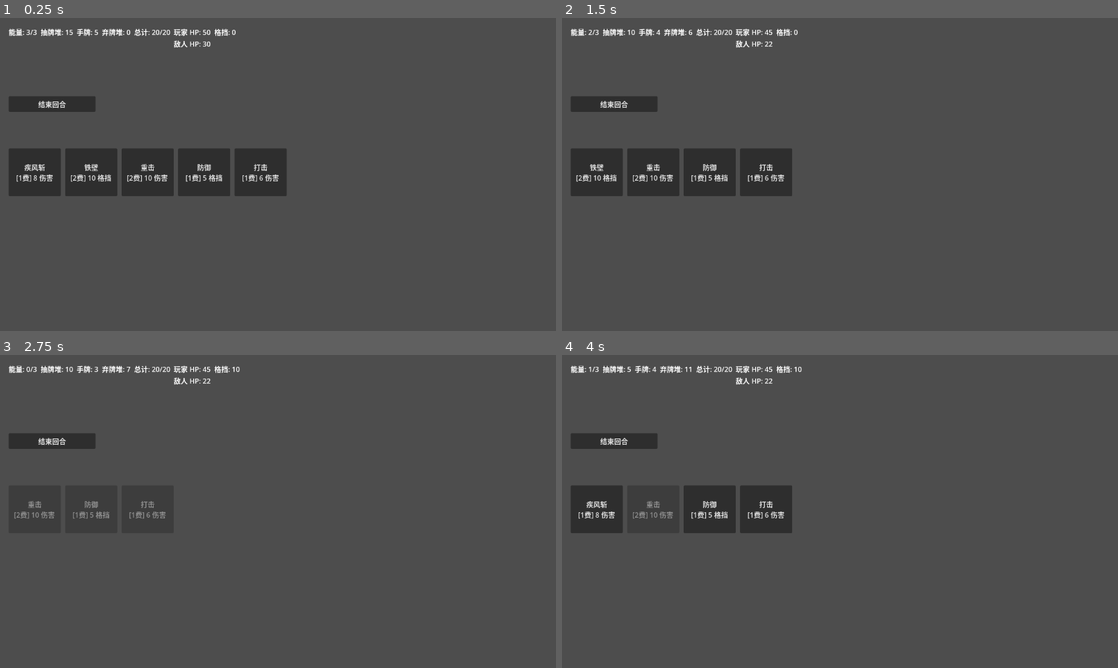
Above: before the commit, frames 1-4 (two rows, left to right).
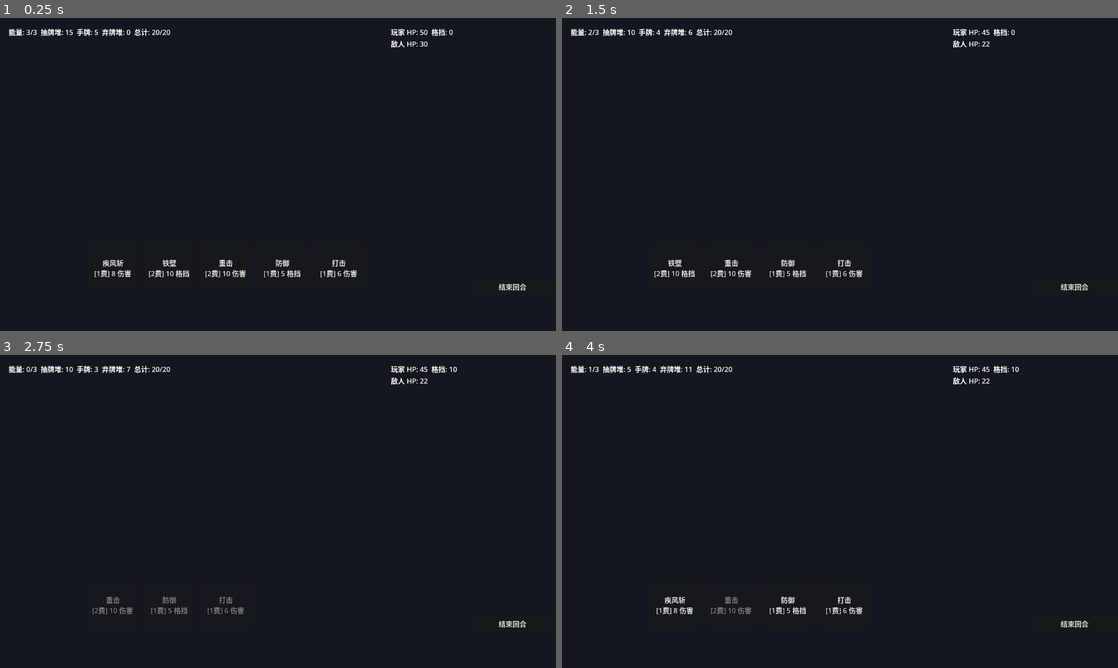
Above: after the commit, the same moments.

Repository: td1ql/godward
Game: Godot game, scene res://scenes/main.tscn
Two runs of this game, one before a commit and one after it. Both use one fixed random seed, a clock stepped at 60 frames per second and the inputs below.
Inputs:
- Up to frame 1 (0.25 s): no input
- Up to frame 2 (1.5 s): click "结束回合" at 0.5 s; click "疾风斩 [1费] 8 伤害" at 1.25 s
- Up to frame 3 (2.75 s): click "铁壁 [2费] 10 格挡" at 2 s
- Up to frame 4 (4 s): click "结束回合" at 2.75 s; click "铁壁 [2费] 10 格挡" at 3.5 s

The runs differ from the first frame. In frame 1, 100% of the frame differs, in the area x 0-100%, y 0-100%; in frame 2, 100%; in frame 3, 100%; in frame 4, 100%.

Commit message:
feat: 深色战斗界面布局（背景/血量/手牌/结束回合） (closes #4)

Diff:
--- a/project.godot
+++ b/project.godot
@@ -24,3 +24,4 @@
 
 renderer/rendering_method="gl_compatibility"
 renderer/rendering_method.mobile="gl_compatibility"
+environment/defaults/default_clear_color=Color(0.08, 0.09, 0.12, 1)
--- a/scenes/main.tscn
+++ b/scenes/main.tscn
@@ -1,25 +1,25 @@
-[gd_scene format=3 uid="uid://dw0pjsfohyte4"]
+[gd_scene load_steps=2 format=3]
 
-[ext_resource type="Script" uid="uid://wc01il4yv064" path="res://scripts/battle_demo.gd" id="1_script"]
+[ext_resource type="Script" path="res://scripts/battle_demo.gd" id="1_script"]
 
-[node name="Main" type="Node2D" unique_id=1829204019]
+[node name="Main" type="Node2D"]
 script = ExtResource("1_script")
 
-[node name="InfoLabel" type="Label" parent="." unique_id=2142891336]
+[node name="InfoLabel" type="Label" parent="."]
 offset_left = 20.0
 offset_top = 20.0
 offset_right = 220.0
 offset_bottom = 46.0
 
-[node name="EndTurnButton" type="Button" parent="." unique_id=2002945628]
-offset_left = 20.0
-offset_top = 180.0
-offset_right = 220.0
-offset_bottom = 216.0
+[node name="CombatLabel" type="Label" parent="."]
+offset_left = 900.0
+offset_top = 20.0
+offset_right = 1200.0
+offset_bottom = 46.0
+
+[node name="EndTurnButton" type="Button" parent="."]
+offset_left = 1080.0
+offset_top = 600.0
+offset_right = 1280.0
+offset_bottom = 636.0
 text = "结束回合"
-
-[node name="CombatLabel" type="Label" parent="." unique_id=278987641]
-offset_left = 400.0
-offset_top = 20.0
-offset_right = 440.0
-offset_bottom = 43.0
--- a/scripts/battle_demo.gd
+++ b/scripts/battle_demo.gd
@@ -56,7 +56,7 @@
 		var c: String = hand[i]
 		var d: Dictionary = CARD_DB[c]
 		var btn := Button.new()
-		btn.position = Vector2(20 + i * 130, 300)
+		btn.position = Vector2(200 + i * 130, 520)
 		btn.size = Vector2(120, 110)
 		btn.disabled = player_energy < d["cost"]
 		if d["damage"] > 0:
